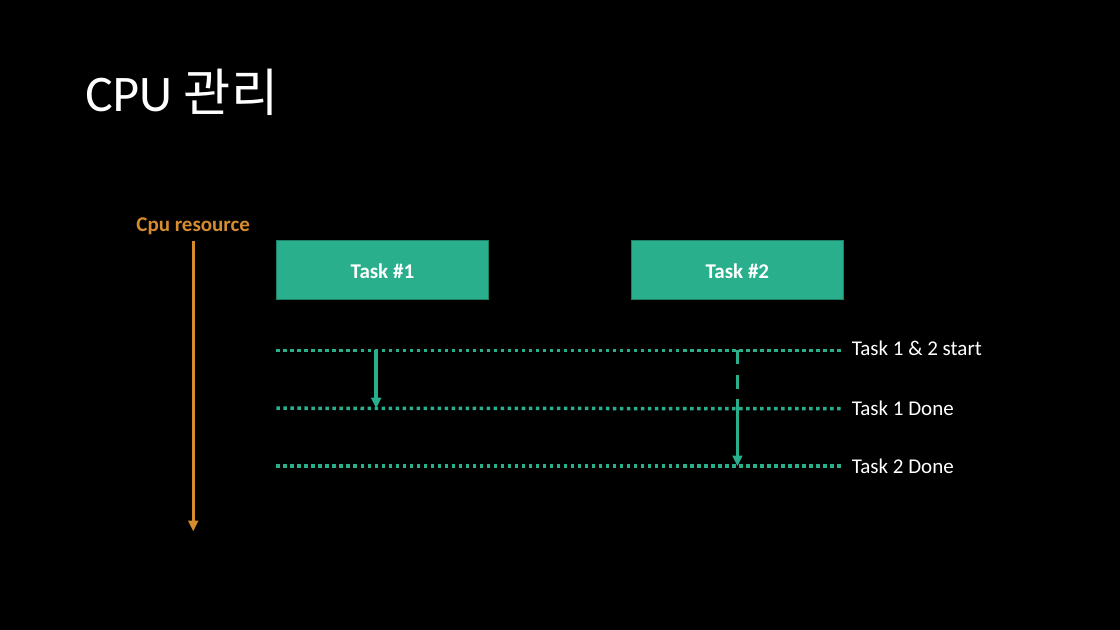
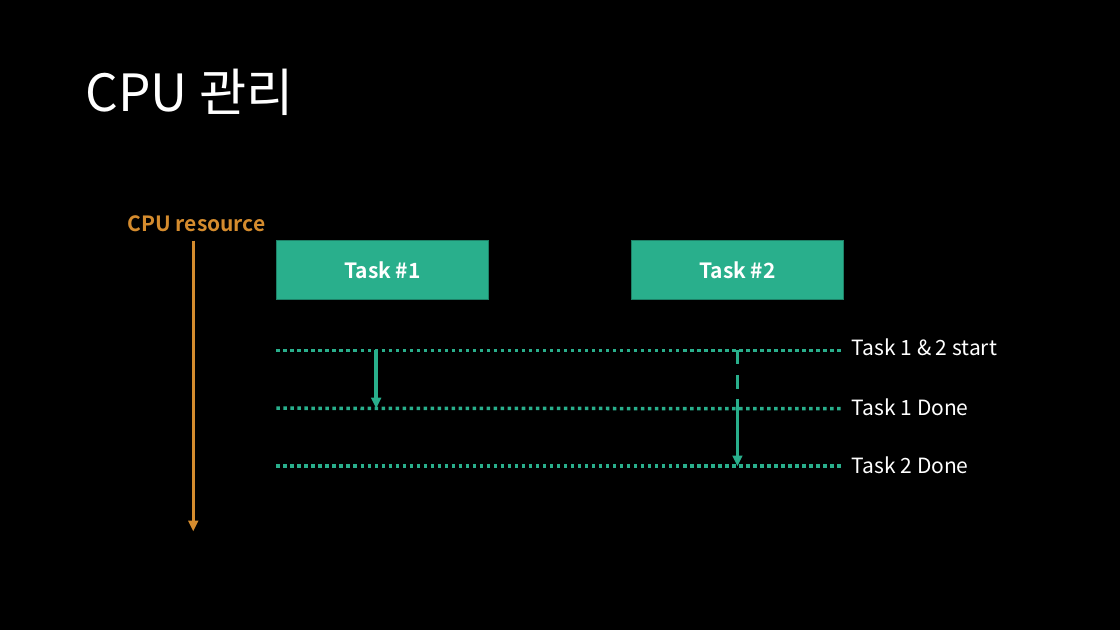
Before and after one commit to d0now/2020_lindroid_research, a slide deck: slide 15 of month_1/day_1/Month 1, Day 1.pptx (slide 14 before the commit). Drawn at 1120x630 pixels with LibreOffice and Linux fonts; fonts in the diff are those of the drawing. Boxes give left, top, right and bottom in pixels: in the first picture for what was removed or moved away, otherwise in the second. Text is boxed around its words. In the diff, an @@ line names an element or a change of style, - is before the commit and + after.

```diff
--- a/month_1/day_1/Month 1, Day 1.pptx
+++ b/month_1/day_1/Month 1, Day 1.pptx
@@ text at <box>128,215,266,232</box>: text changed; font Calibri to Noto Sans CJK KR @@
-Cpu resource
+CPU resource
@@ font Calibri to Noto Sans CJK KR in 6 elements at <box>85,68,293,115</box>, <box>276,241,489,300</box>, <box>632,241,844,300</box>, <box>852,338,997,356</box>, <box>852,398,969,416</box>, <box>852,456,969,474</box> @@
```
Also in this commit, not shown: 19 other slides changed, 4 slides added.
